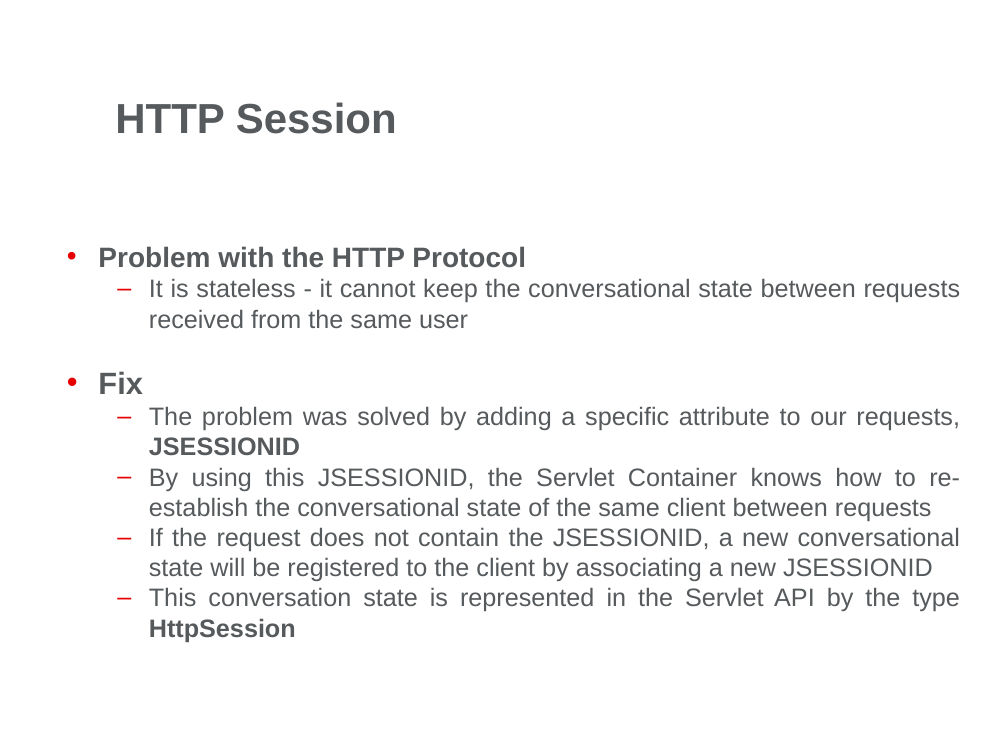
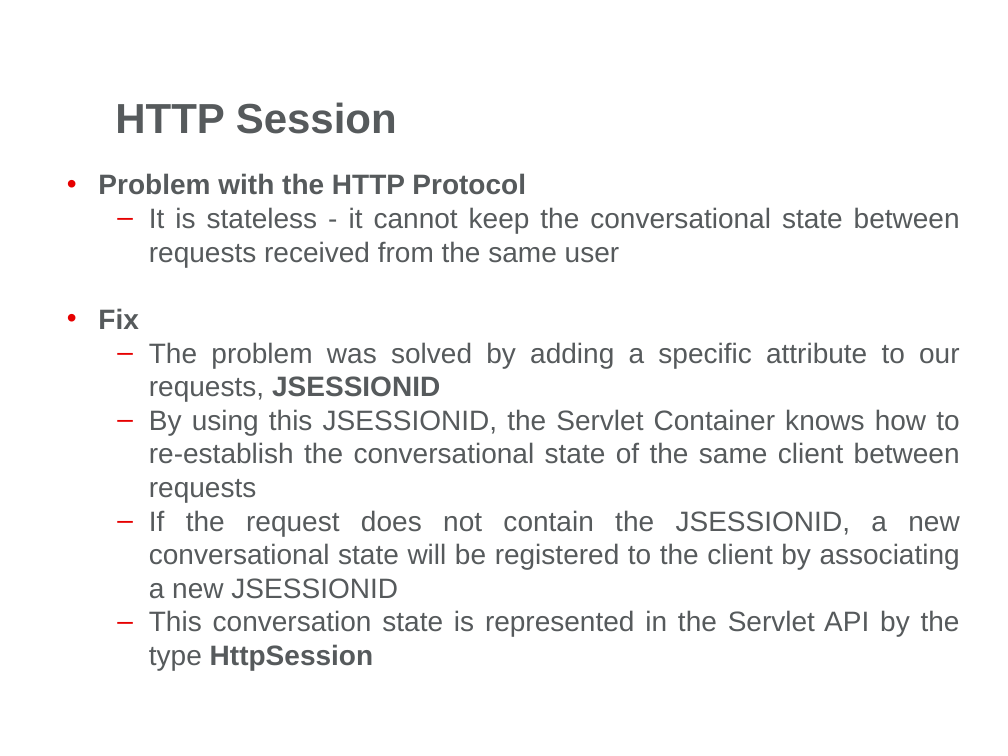
Before and after one commit to milanblank/JavaDocs, a slide deck: slide 26 of Servlets/Day2/Docs/Web Presentation-Part2.pptx. Drawn at 1008x756 pixels with LibreOffice and Linux fonts; fonts in the diff are those of the drawing; background and template pictures are left out. Boxes give left, top, right and bottom in pixels: in the first picture for what was removed or moved away, otherwise in the second. Text is boxed around its words. In the diff, an @@ line names an element or a change of style, - is before the commit and + after.

Commit message:
Servlets day2

```diff
--- a/Servlets/Day2/Docs/Web Presentation-Part2.pptx
+++ b/Servlets/Day2/Docs/Web Presentation-Part2.pptx
@@ text "Problem with the HTTP Protocol": place and size @@
-text "Problem with the HTTP Protocol" at [98,246,961,642]
+text "Problem with the HTTP Protocol" at [98,207,960,670]
@@ text at [98,207,960,670]: size 18 to 20 pt; size 22 to 20 pt in "Fix" @@
```
Also in this commit, not shown: 14 other slides changed, 25 other files.
